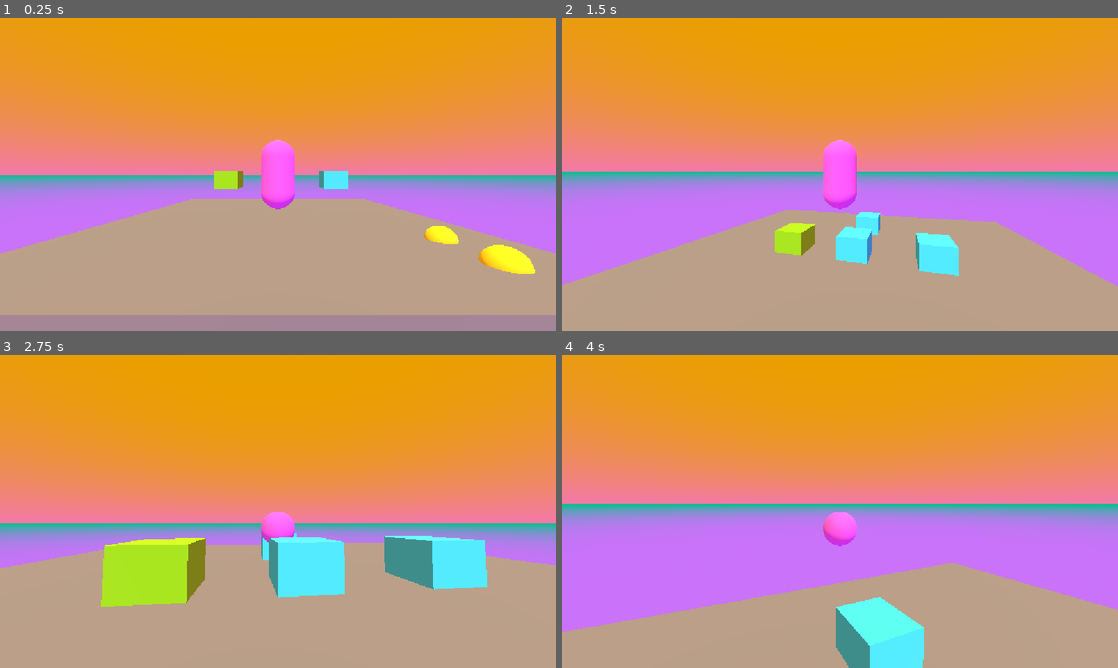
Above: before the commit, frames 1-4 (two rows, left to right).
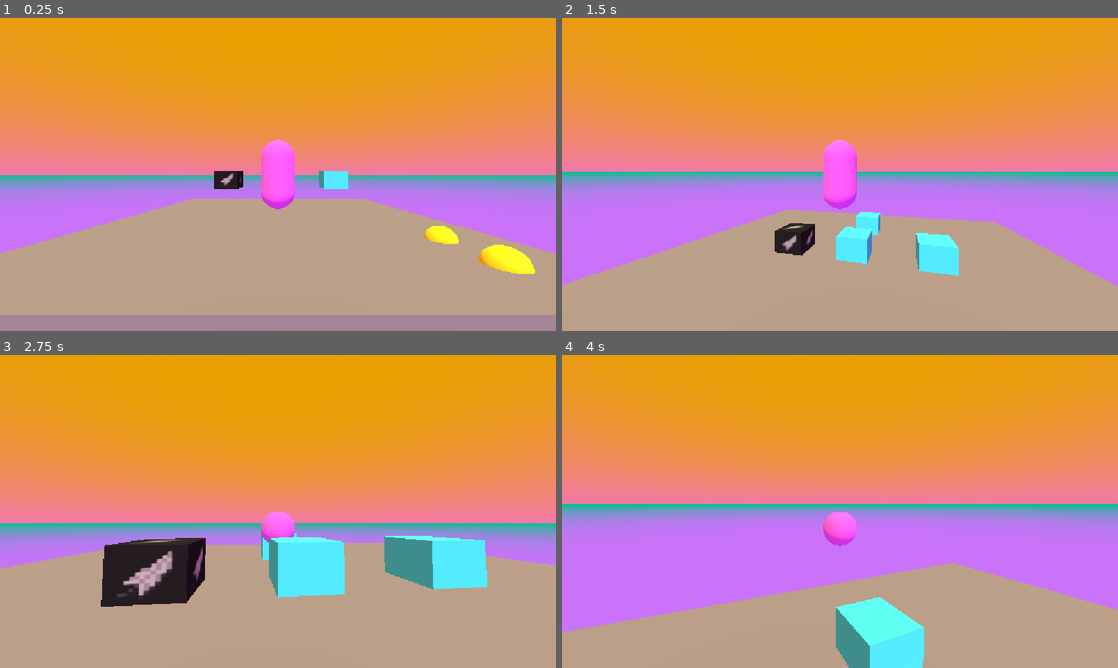
Above: after the commit, the same moments.

Repository: 17Dodecahedrons/Spieleentwicklungskurs
Game: Godot game, scene res://szenen/level_1.tscn
The game is run twice, just before and just after one commit, with the same random seed, the same clock (stepped at 60 frames per second) and the same inputs.
Inputs (mouse positions are in pixels of both pictures, inside the frame that each line leads up to):
- Up to frame 1 (0.25 s): no input
- Up to frame 2 (1.5 s): move the mouse to (867, 174) at 0.52 s; hold Ctrl (crouch) 0.53-1.28 s; hold W (forward) from 0.53 s (still down); tap Space (jump) at 0.77 s; move the mouse to (812, 174) at 1.27 s; tap Shift (sprint) at 1.35 s
- Up to frame 3 (2.75 s): keep holding W (forward); tap Space (jump) at 1.52 s; move the mouse to (289, 505) at 2.02 s; hold Ctrl (crouch) from 2.03 s (still down)
- Up to frame 4 (4 s): keep holding W (forward); move the mouse to (834, 517) at 2.77 s; release Ctrl (crouch) at 2.78 s; tap Shift (sprint) at 2.85 s; tap Space (jump) at 3.02, 3.77 s; move the mouse to (878, 514) at 3.52 s; hold Ctrl (crouch) from 3.53 s (still down)

The runs differ from the first frame. In frame 1, 0.3% of the frame differs, in the area x 38-44%, y 48-55%; in frame 2, 0.6%; in frame 3, 3.7%, in the area x 18-37%, y 58-81%; in frame 4, nothing differs.

Commit message:
add anvil and feather image for collision

Diff:
--- a/szenen/level_1.tscn
+++ b/szenen/level_1.tscn
@@ -2,6 +2,7 @@
 
 [ext_resource type="PackedScene" uid="uid://cg4s34hmgjgmg" path="res://szenen/box_1.tscn" id="1_o815p"]
 [ext_resource type="PackedScene" uid="uid://d4bvn6cx8y2ce" path="res://szenen/steve.tscn" id="2_liswp"]
+[ext_resource type="Texture2D" uid="uid://dfy3chc7qii2c" path="res://images/MCSM_Feather-3370757851.png" id="2_rdh1c"]
 [ext_resource type="PackedScene" uid="uid://b0ng4i8ihueso" path="res://szenen/jump_bubble1.tscn" id="3_041cm"]
 [ext_resource type="PackedScene" uid="uid://csa6k5800fvi0" path="res://szenen/game_manager.tscn" id="4_58t2n"]
 [ext_resource type="Script" uid="uid://ckscgudqvvopu" path="res://skripte/death_barrier.gd" id="5_0xjei"]
@@ -12,11 +13,13 @@
 [sub_resource type="BoxShape3D" id="BoxShape3D_m8f83"]
 size = Vector3(17, 0.5, 17)
 
-[sub_resource type="StandardMaterial3D" id="StandardMaterial3D_o815p"]
-albedo_color = Color(0.58431375, 0.98039216, 0, 1)
+[sub_resource type="StandardMaterial3D" id="StandardMaterial3D_0bbe5"]
+albedo_texture = ExtResource("2_rdh1c")
+albedo_texture_force_srgb = true
+uv1_scale = Vector3(3, 2, 1)
 
 [sub_resource type="BoxMesh" id="BoxMesh_liswp"]
-material = SubResource("StandardMaterial3D_o815p")
+material = SubResource("StandardMaterial3D_0bbe5")
 size = Vector3(1.3, 1, 1.5)
 
 [sub_resource type="ProceduralSkyMaterial" id="ProceduralSkyMaterial_57qmd"]
@@ -58,7 +61,11 @@
 [node name="Box2" parent="Boxen" unique_id=1028594464 instance=ExtResource("1_o815p")]
 transform = Transform3D(1, 0, 0, 0, 1, 0, 0, 0, 1, -2.8692508, 0, 0)
 
-[node name="MeshInstance3D" parent="Boxen/Box2/RigidBody3D" parent_id_path=PackedInt32Array(1028594464, 1729102894) index="0" unique_id=168233386]
+[node name="RigidBody3D" parent="Boxen/Box2" index="0" unique_id=1729102894]
+collision_mask = 3
+mass = 0.001
+
+[node name="MeshInstance3D" parent="Boxen/Box2/RigidBody3D" index="0" unique_id=168233386]
 mesh = SubResource("BoxMesh_liswp")
 
 [node name="Box3" parent="Boxen" unique_id=485001138 instance=ExtResource("1_o815p")]
@@ -81,6 +88,7 @@
 transform = Transform3D(1, 0, 0, 0, 1, 0, 0, 0, 1, 6.0542703, 0.25924516, 6.570498)
 
 [node name="GameManager" parent="." unique_id=1728041114 instance=ExtResource("4_58t2n")]
+process_mode = 3
 
 [node name="DeathBarrier" type="Area3D" parent="." unique_id=1402272333]
 transform = Transform3D(1, 0, 0, 0, 1, 0, 0, 0, 1, 0, -2.787898, 0)
--- a/szenen/steve.tscn
+++ b/szenen/steve.tscn
@@ -15,7 +15,7 @@
 
 [node name="CharacterBody3D" type="CharacterBody3D" parent="." unique_id=1951759438 groups=["player"]]
 collision_layer = 4
-collision_mask = 3
+collision_mask = 7
 script = ExtResource("1_t8r63")
 
 [node name="MeshInstance3D" type="MeshInstance3D" parent="CharacterBody3D" unique_id=2027837737]
Binary file added: images/16066058-pack_m-994716462.jpg
Not shown, added: images/16066058-pack_m-994716462.jpg.import
Binary file added: images/MCSM_Feather-3370757851.png
Not shown, added: images/MCSM_Feather-3370757851.png.import
